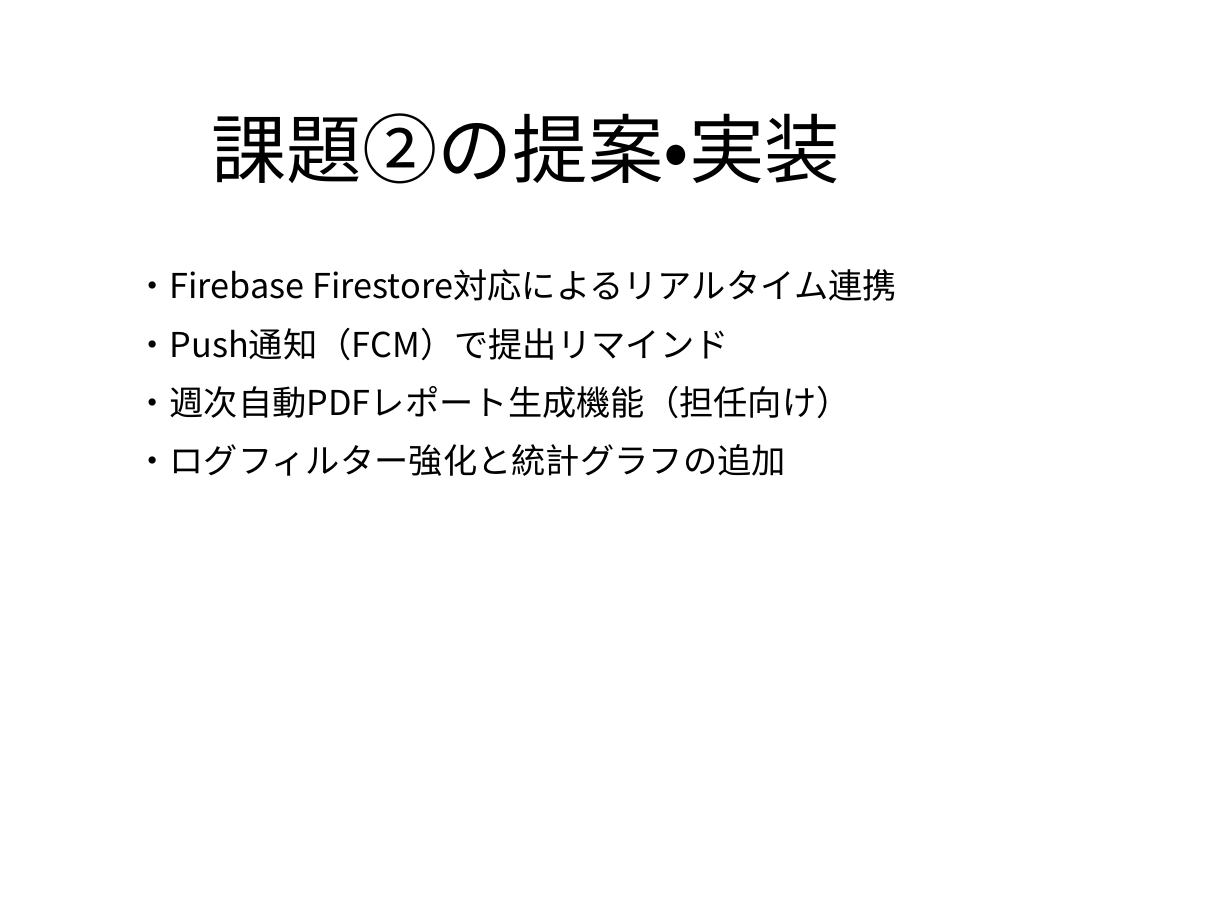
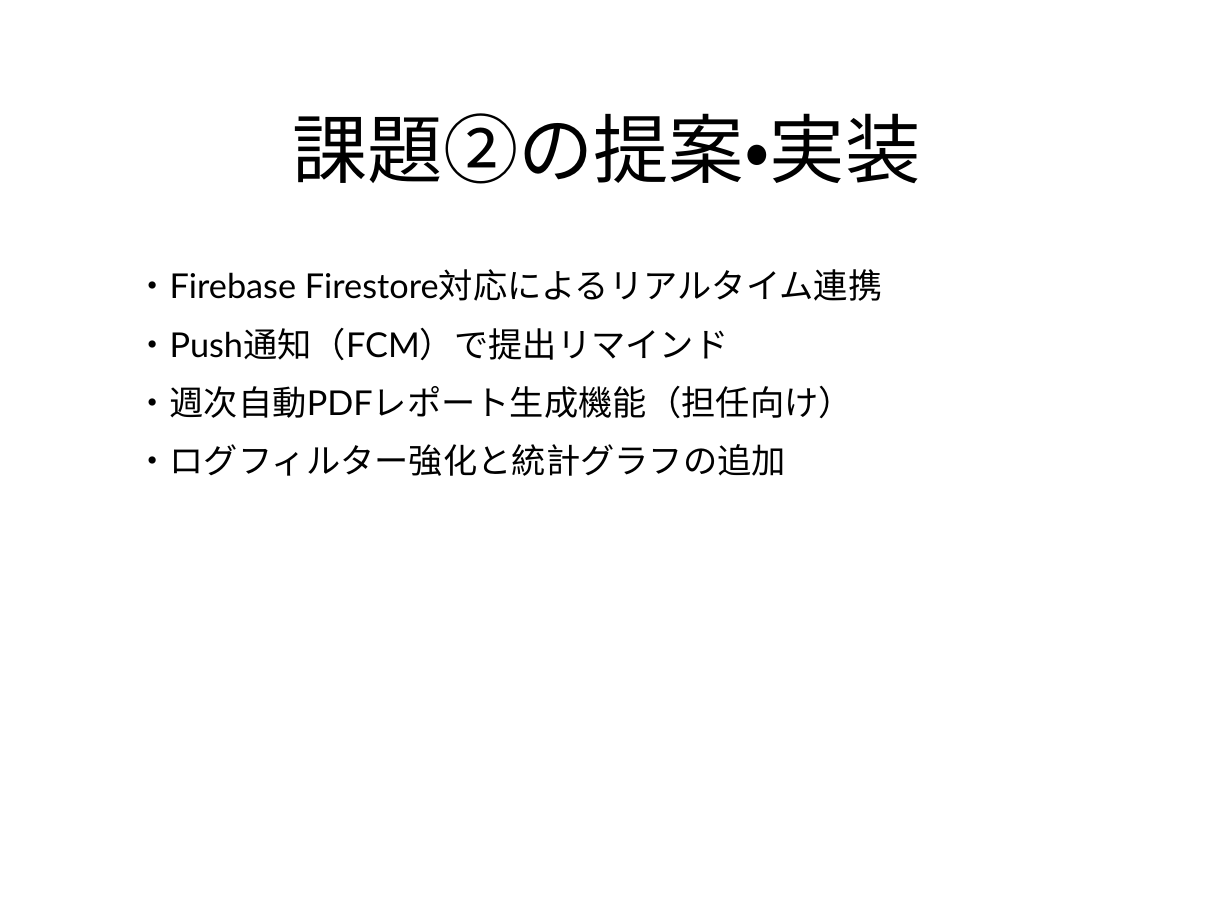
Before and after one commit to tabo0972818/school-journal, a slide deck: slide 12 of doc/SchoolJournal_Presentation_Template_v3.pptx. Drawn at 1232x924 pixels with LibreOffice and Linux fonts; fonts in the diff are those of the drawing. Boxes give left, top, right and bottom in pixels: in the first picture for what was removed or moved away, otherwise in the second. Text is boxed around its words. In the diff, an @@ line names an element or a change of style, - is before the commit and + after.

```diff
--- a/doc/SchoolJournal_Presentation_Template_v3.pptx
+++ b/doc/SchoolJournal_Presentation_Template_v3.pptx
@@ text "課題②の提案・実装": place and size @@
-text "課題②の提案・実装" at (212, 113, 840, 184)
+text "課題②の提案・実装" at (293, 113, 921, 184)
@@ text "・Firebase Firestore対応によるリアルタイム連携" at (135, 269, 883, 476): font Noto Sans CJK JP to Lato @@
```
Also in this commit, not shown: 8 other slides changed, 7 other files.
